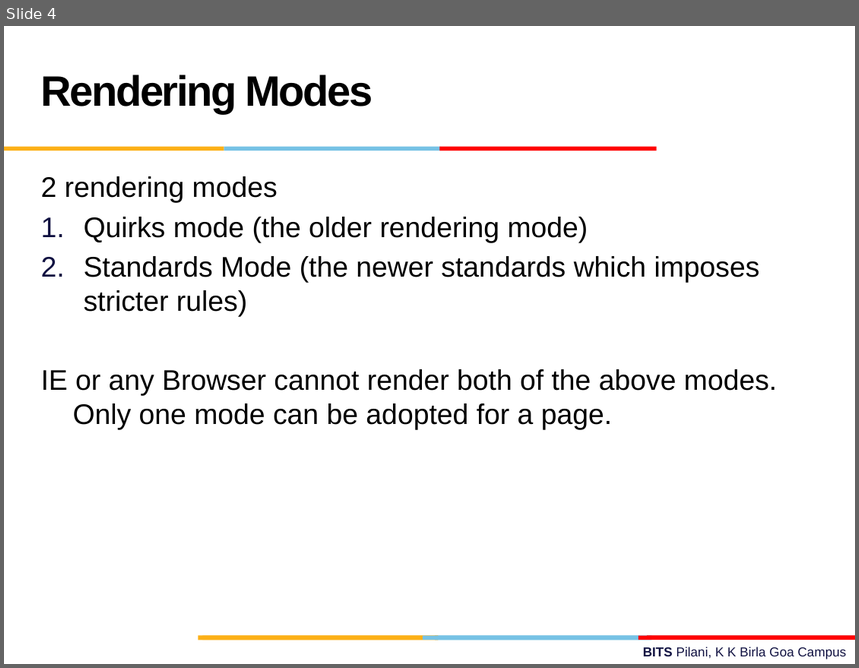
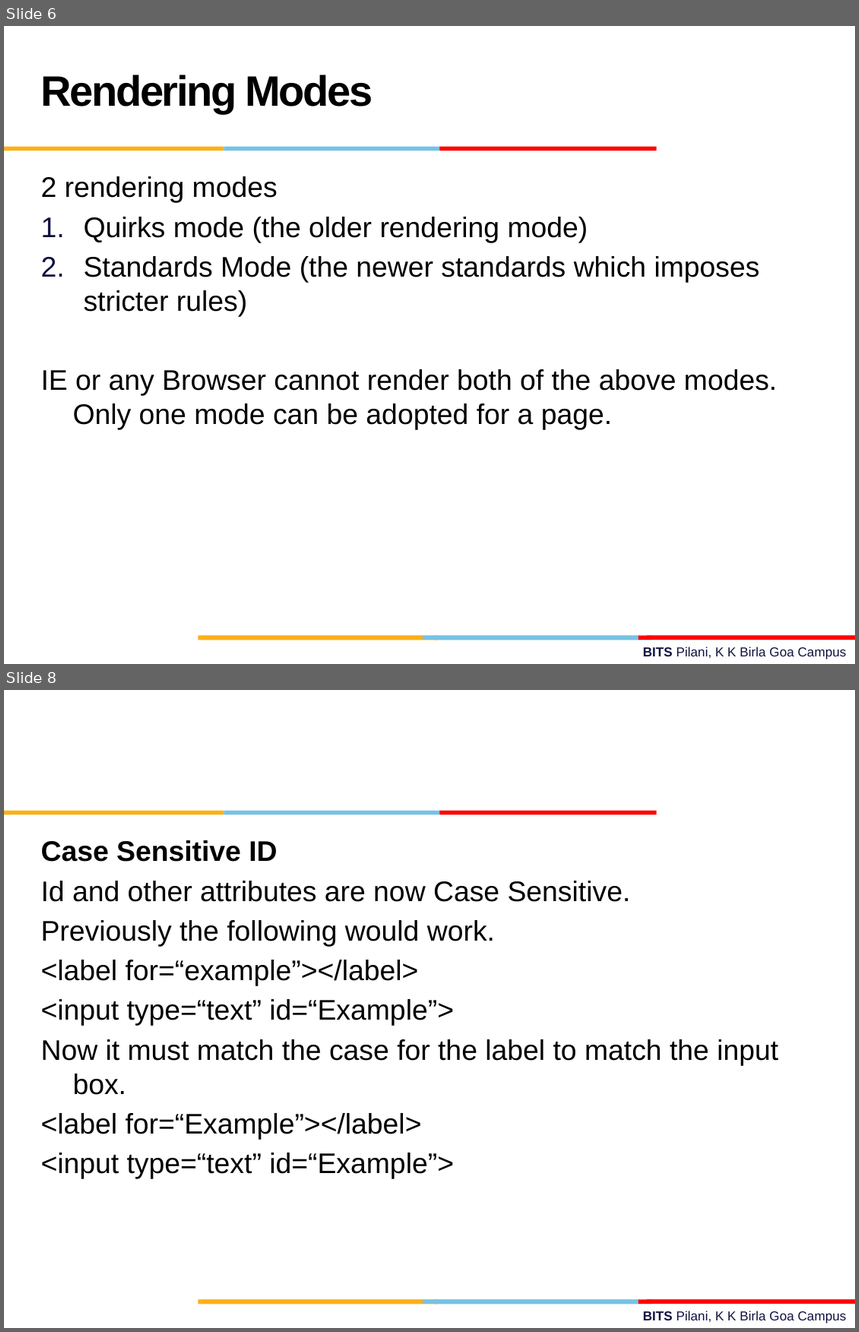
Before and after one commit to vidgit/Web_Projects, a slide deck: Report.pptx. Shown one above the other, each under a label of ours: slide 4 before the commit, slides 6 and 8 after it; the slides between them are not shown. The pictures are 859x668 and 859x1332 pixels, drawn with LibreOffice and Linux fonts; fonts in the diff are those of the drawing; background and template pictures are left out. Boxes give left, top, right and bottom in pixels: in the first picture for what was removed or moved away, otherwise in the second. Text is boxed around its words. In the diff, an @@ line names an element or a change of style, - is before the commit and + after.

```diff
--- a/Report.pptx
+++ b/Report.pptx
@@ slide 8 added at [4, 690, 855, 1328], background #FFFFFF; not listed: 10 template elements that a slide beside it also shows @@
@@ text added at [41, 840, 778, 1179], 24 pt, text #000000 @@
+Case Sensitive ID
+Id and other attributes are now Case Sensitive.
+Previously the following would work.
+<label for=“example”></label>
+<input type=“text” id=“Example”>
+Now it must match the case for the label to match the input box.
+<label for=“Example”></label>
+<input type=“text” id=“Example”>
@@ what was slide 4 is now slide 6 @@
```
Also in this commit, not shown: 1 slide changed, 28 other slides added, 1 slide removed, 1 other file.
